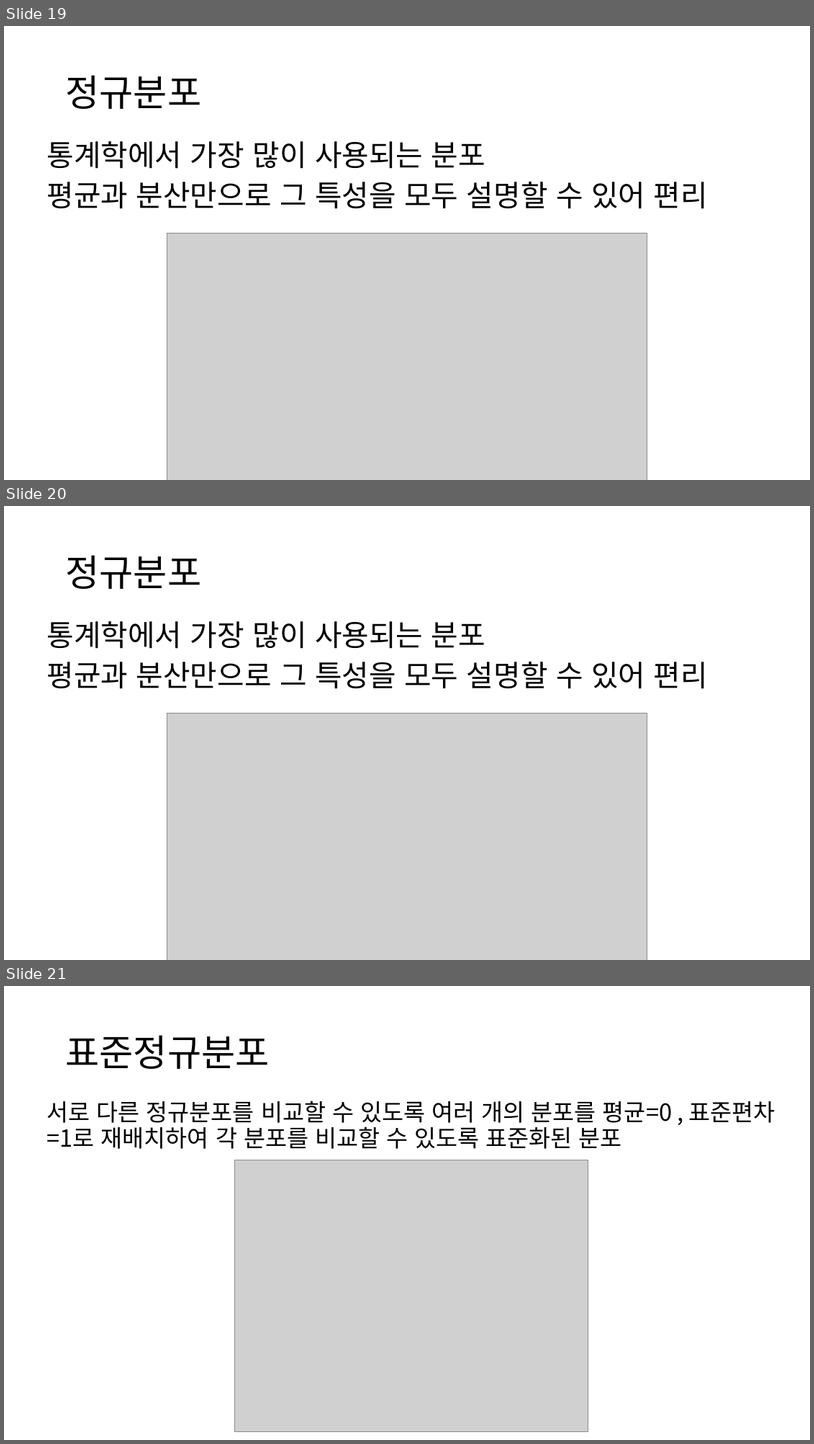
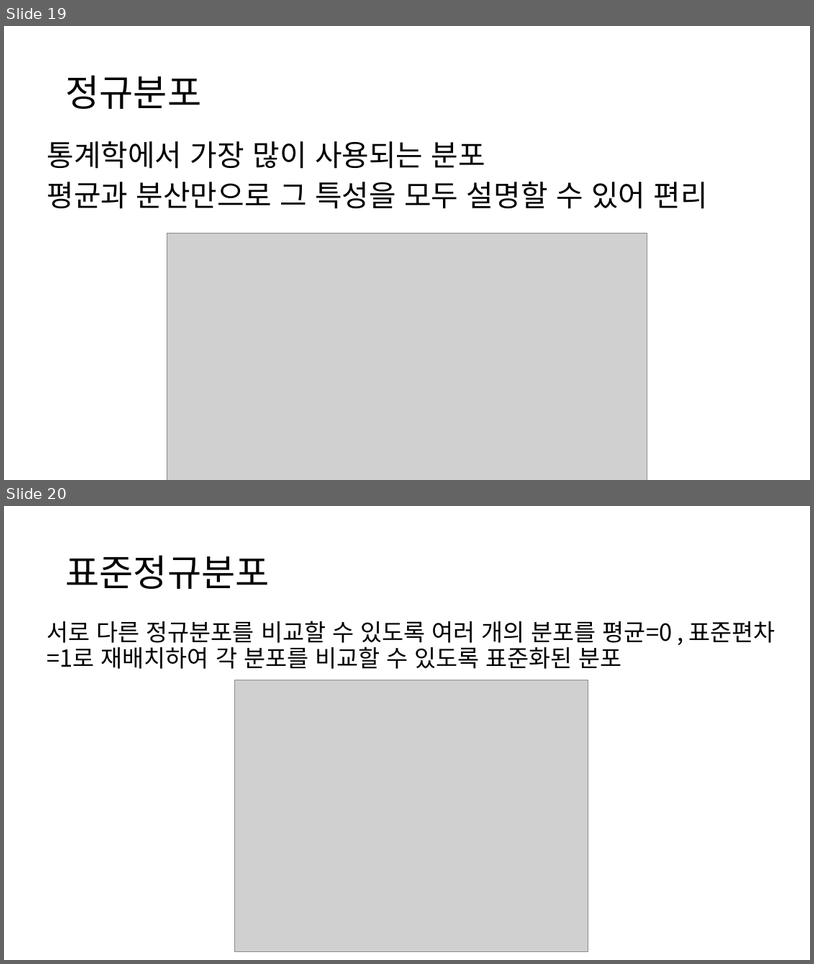
Before and after one commit to fastz123/4th_revolution, a slide deck: 4th_revolution-master/4th_revolution-master/bigdata/bigdata/home.selection/bigdata/stat/statistics.pptx. Shown one above the other, each under a label of ours: slides 19, 20 and 21 before the commit, slides 19 and 20 after it. The pictures are 814x1444 and 814x964 pixels, drawn with LibreOffice and Linux fonts; fonts in the diff are those of the drawing; grey boxes stand for pictures. Boxes give left, top, right and bottom in pixels: in the first picture for what was removed or moved away, otherwise in the second. Text is boxed around its words. In the diff, an @@ line names an element or a change of style, - is before the commit and + after.

```diff
--- a/4th_revolution-master/4th_revolution-master/bigdata/bigdata/home.selection/bigdata/stat/statistics.pptx
+++ b/4th_revolution-master/4th_revolution-master/bigdata/bigdata/home.selection/bigdata/stat/statistics.pptx
@@ slide 20 removed at (x1=4, y1=506, x2=810, y2=960), background #FFFFFF @@
@@ title removed at (x1=65, y1=555, x2=201, y2=589) @@
-정규분포
@@ text removed at (x1=47, y1=621, x2=708, y2=689) @@
-통계학에서 가장 많이 사용되는 분포
-평균과 분산만으로 그 특성을 모두 설명할 수 있어 편리
@@ picture removed at (x1=167, y1=713, x2=648, y2=960) @@
@@ what was slide 21 is now slide 20 @@
```
Also in this commit, not shown: 2 slides changed.
